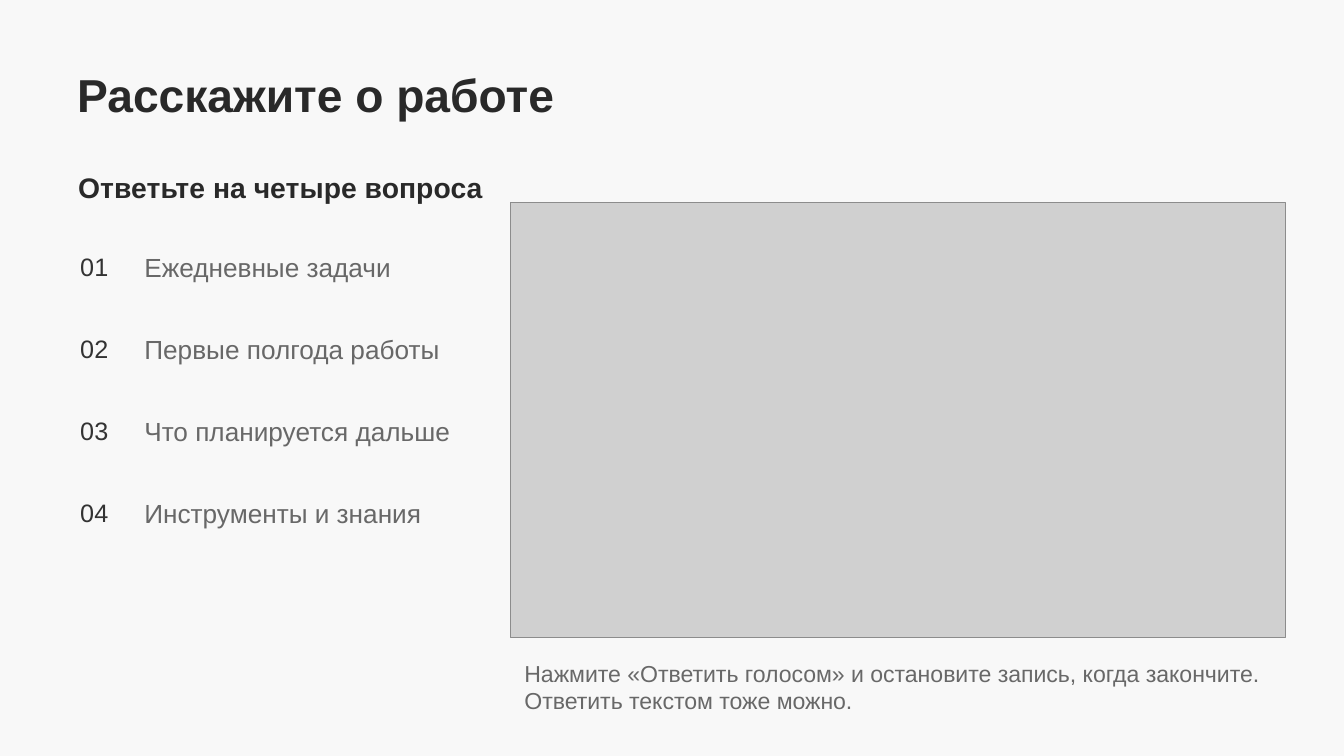
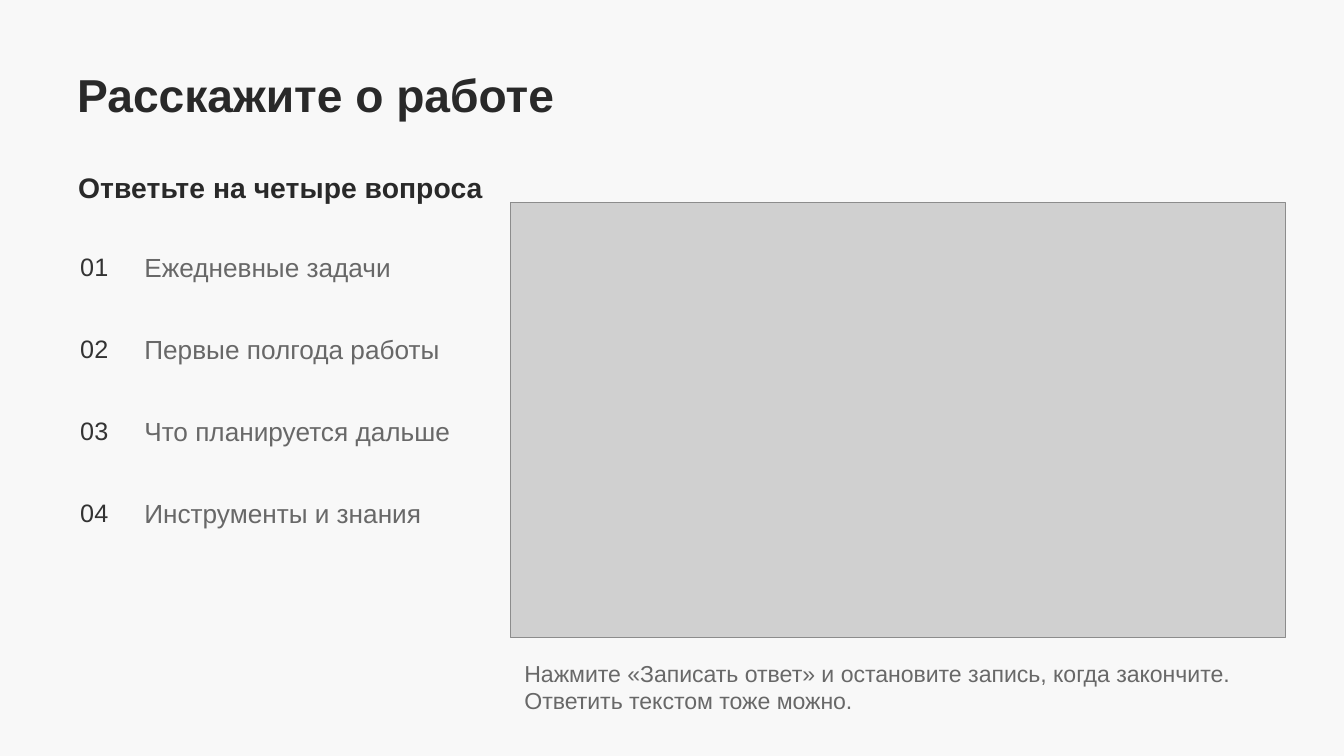
Before and after one commit to deidarkt/vacancy-voice, a slide deck: slide 2 of user-guide.pptx. Drawn at 1344x756 pixels with LibreOffice and Linux fonts; fonts in the diff are those of the drawing; grey boxes stand for pictures. Boxes give left, top, right and bottom in pixels: in the first picture for what was removed or moved away, otherwise in the second. Text is boxed around its words. In the diff, an @@ line names an element or a change of style, - is before the commit and + after.

```diff
--- a/user-guide.pptx
+++ b/user-guide.pptx
@@ text at bbox=[524, 666, 1230, 709]: text changed @@
-Нажмите «Ответить голосом» и остановите запись, когда закончите. Ответить текстом тоже можно.
+Нажмите «Записать ответ» и остановите запись, когда закончите. Ответить текстом тоже можно.
```
Also in this commit, not shown: 1 other slide changed, 5 other files.
